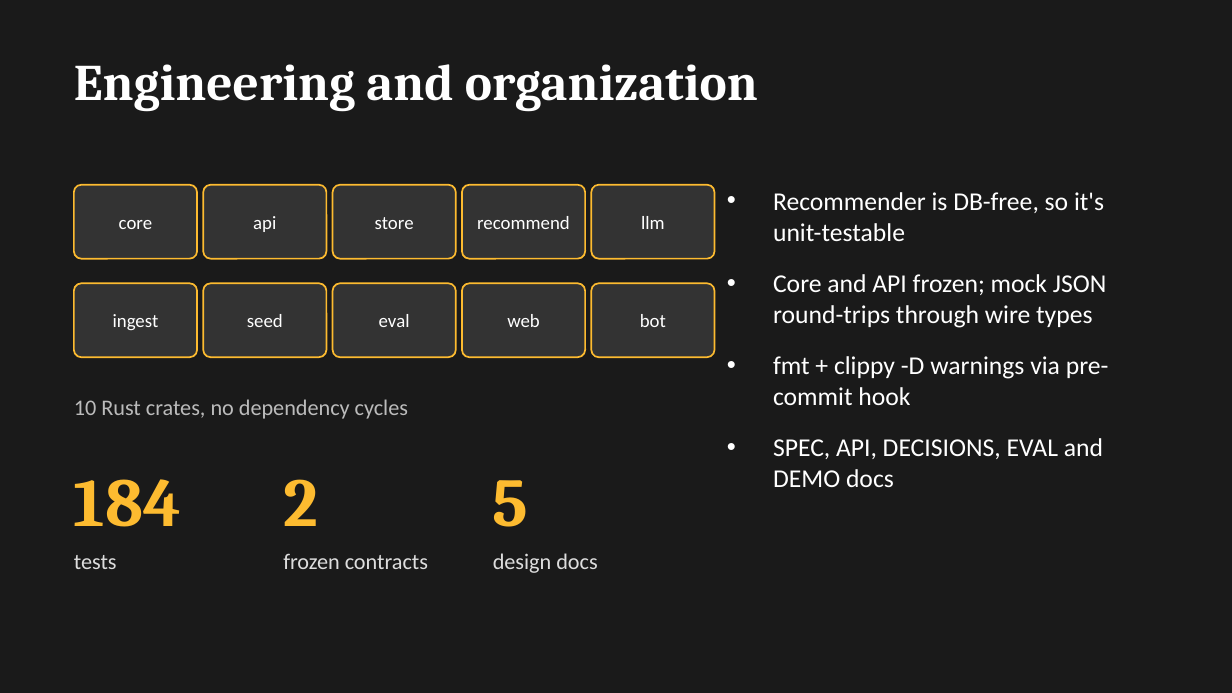
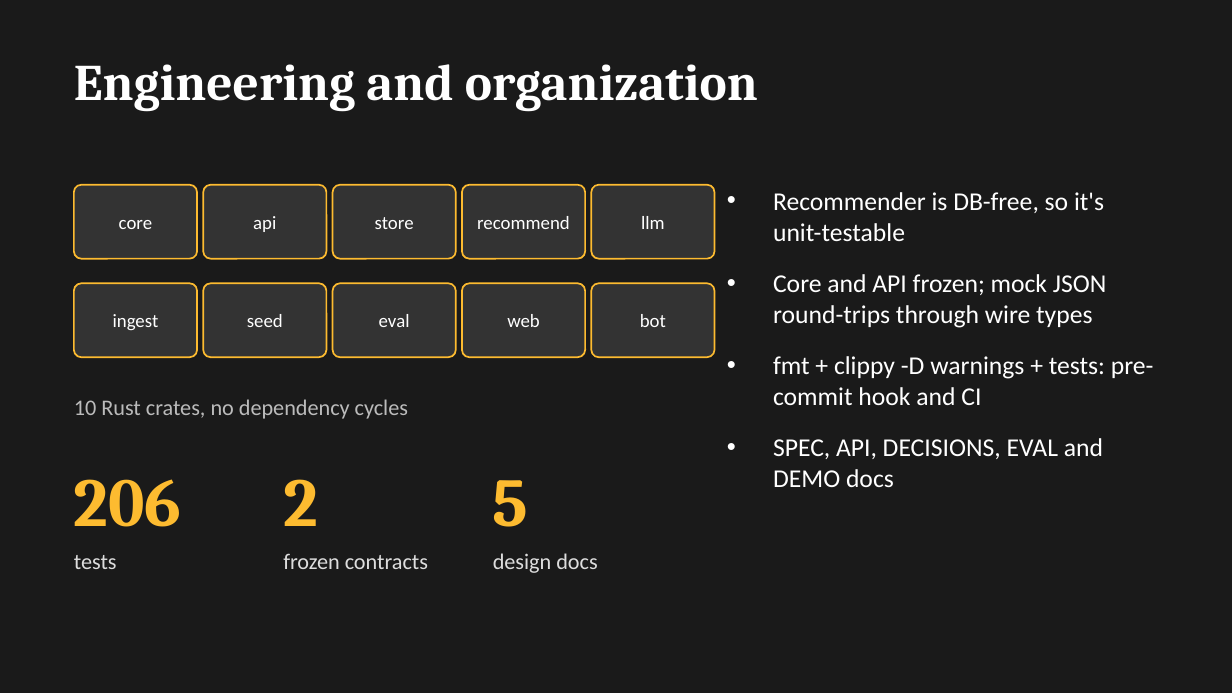
Before and after one commit to cbell108/guild, a slide deck: slide 11 of docs/deck/campus-hangouts.pptx. Drawn at 1232x693 pixels with LibreOffice and Linux fonts; fonts in the diff are those of the drawing. Boxes give left, top, right and bottom in pixels: in the first picture for what was removed or moved away, otherwise in the second. Text is boxed around its words. In the diff, an @@ line names an element or a change of style, - is before the commit and + after.

```diff
--- a/docs/deck/campus-hangouts.pptx
+++ b/docs/deck/campus-hangouts.pptx
@@ text at bbox=[773, 356, 1154, 405]: text changed @@
-• fmt + clippy -D warnings via pre-commit hook
+• fmt + clippy -D warnings + tests: pre-commit hook and CI
@@ text at bbox=[74, 479, 182, 527]: text changed @@
-184
+206
```
Also in this commit, not shown: 2 other files.
